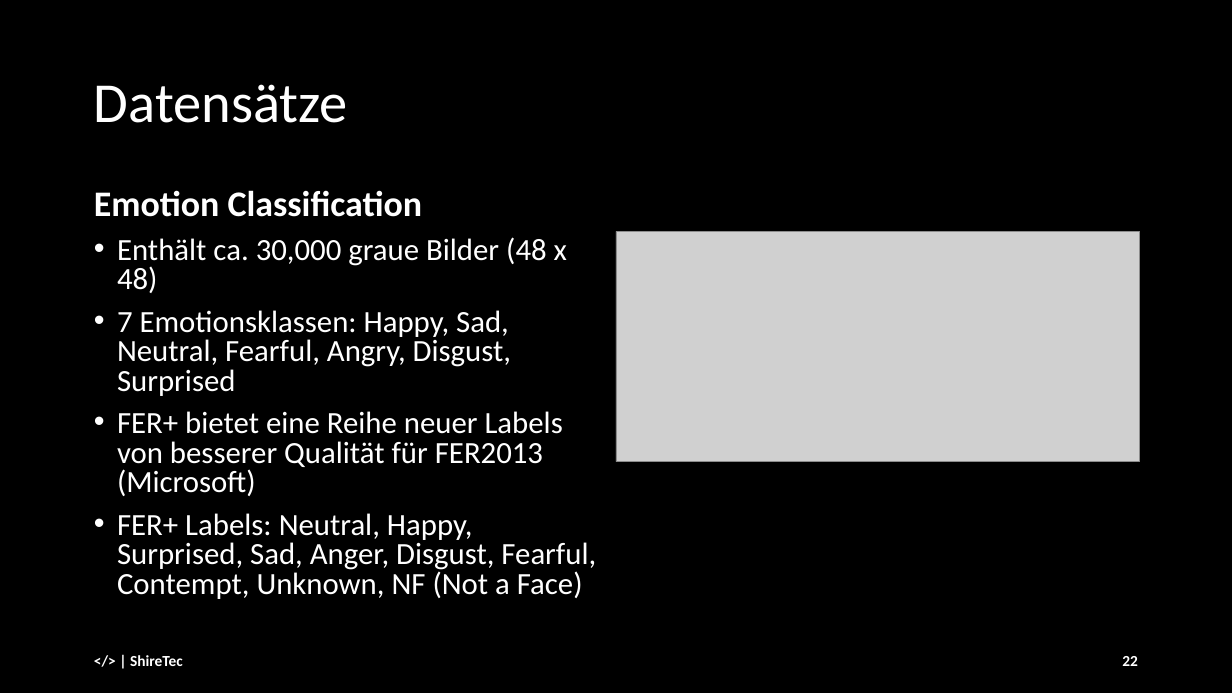
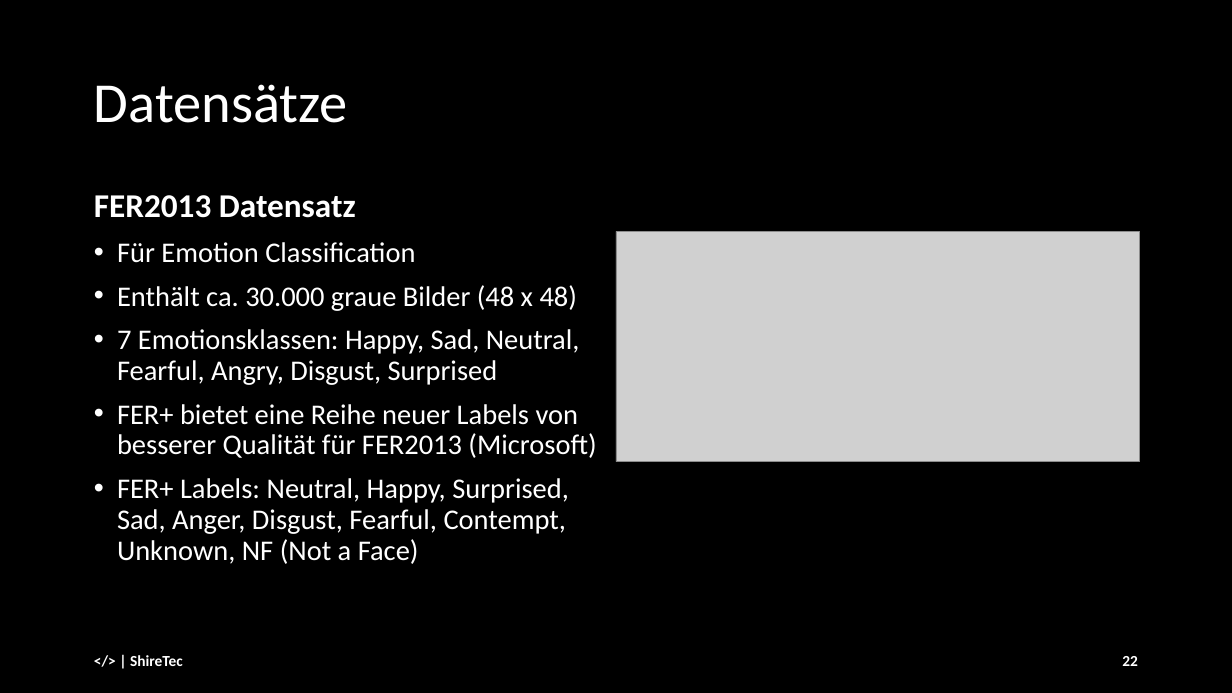
Before and after one commit to andre-anan-gilbert/Real-time-Facial-Age-and-Emotion-Recognition, a slide deck: slide 22 of docs/presentation_slides/Final_Presentation_25_01.pptx. Drawn at 1232x693 pixels with LibreOffice and Linux fonts; fonts in the diff are those of the drawing; grey boxes stand for pictures. Boxes give left, top, right and bottom in pixels: in the first picture for what was removed or moved away, otherwise in the second. Text is boxed around its words. In the diff, an @@ line names an element or a change of style, - is before the commit and + after.

```diff
--- a/docs/presentation_slides/Final_Presentation_25_01.pptx
+++ b/docs/presentation_slides/Final_Presentation_25_01.pptx
@@ text at bbox=[94, 195, 577, 311]: text changed; size 24 to 22.2 pt @@
-Emotion Classification
-• Enthält ca. 30,000 graue Bilder (48 x 48)
+FER2013 Datensatz
+• Für Emotion Classification
+• Enthält ca. 30.000 graue Bilder (48 x 48)
@@ text at bbox=[117, 329, 596, 564]: size 24 to 22.2 pt in "7 Emotionsklassen: Happy, Sad, Neutral, Fearful, Angry, ...", "FER+ bietet eine Reihe neuer Labels von ...", "FER+ Labels: Neutral, Happy, Surprised, Sad, Anger, ..."; line spacing 0.8 to 0.9 @@
```
Also in this commit, not shown: 4 other slides changed, 1 slide added, 5 slides removed, 1 other file.
